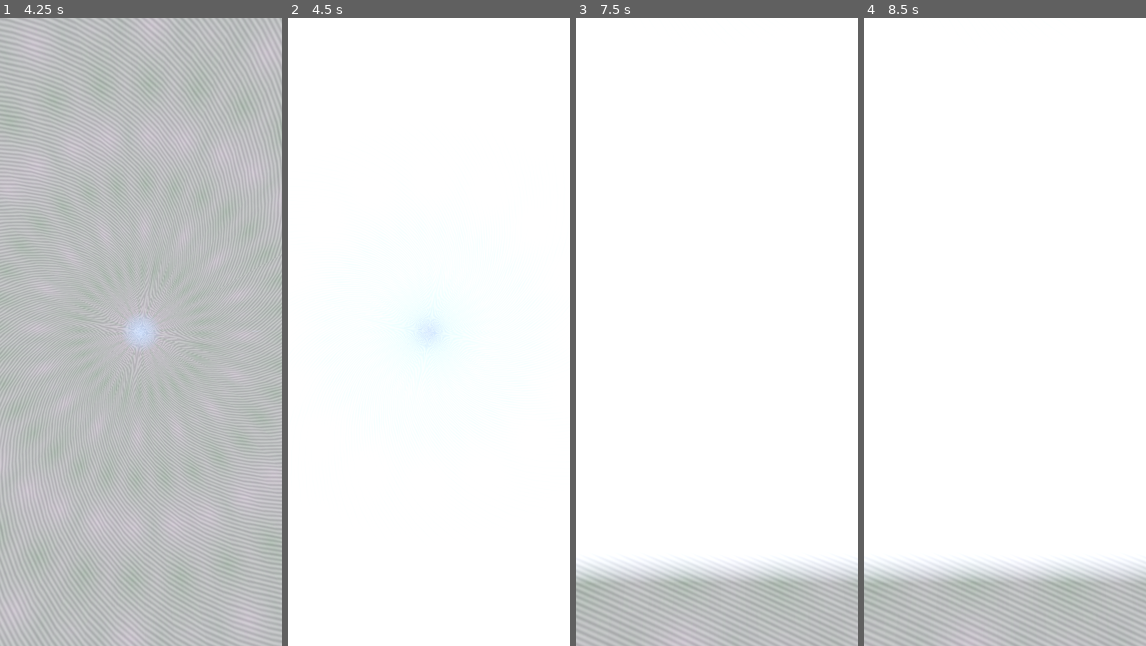
Above: before the commit, frames 1-4 (left to right).
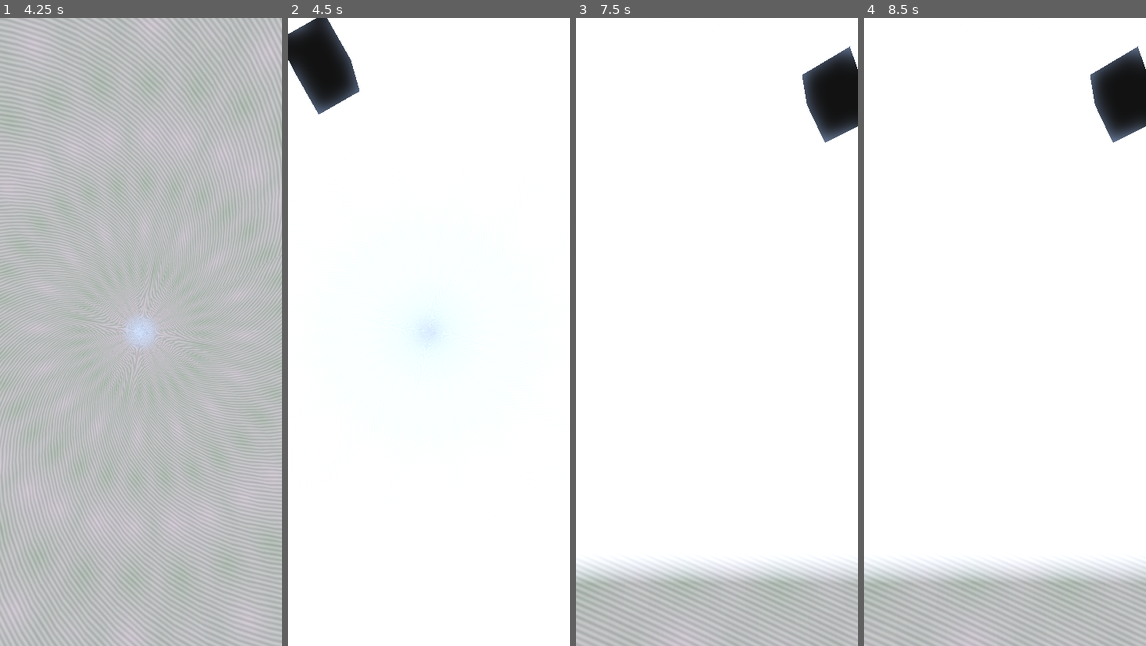
Above: after the commit, the same moments.

Repository: Capstone-Mystery-Machine/spotnik
Game: Godot game, scene res://scenes/worldspawn.tscn
The game is run twice, just before and just after one commit, with the same random seed, the same clock (stepped at 60 frames per second) and the same inputs. A sky picture missing from this copy of the repository is replaced by a grey-blue gradient.
Inputs (mouse positions are in pixels of both pictures, inside the frame that each line leads up to):
- Up to frame 1 (4.25 s): tap Enter at 0.5, 2, 3.5 s; move the mouse to (203, 300) at 0.52 s; press the mouse at (203, 300) at 0.53 s; tap Space at 1.25, 2.75 s; move the mouse to (126, 332) at 1.27 s; release the mouse at (126, 332) at 1.28 s; tap I at 1.35, 2.85 s; move the mouse to (169, 193) at 2.02 s; press the mouse at (169, 193) at 2.03 s; move the mouse to (138, 344) at 2.77 s; release the mouse at (138, 344) at 2.78 s; move the mouse to (225, 426) at 3.52 s; press the mouse at (225, 426) at 3.53 s
- Up to frame 2 (4.5 s): tap Space at 4.25 s; move the mouse to (406, 325) at 4.27 s; release the mouse at (406, 325) at 4.28 s; tap I at 4.35 s
- Up to frame 3 (7.5 s): move the mouse to (731, 332) at 5.02 s; press the mouse at (731, 332) at 5.03 s; move the mouse to (705, 319) at 5.77 s; release the mouse at (705, 319) at 5.78 s; tap I at 5.85, 7.35 s; move the mouse to (779, 300) at 6.52 s; press the mouse at (779, 300) at 6.53 s; move the mouse to (702, 332) at 7.27 s; release the mouse at (702, 332) at 7.28 s
- Up to frame 4 (8.5 s): move the mouse to (1033, 193) at 8.02 s; press the mouse at (1033, 193) at 8.03 s

Frame 1 is identical in both runs. In frame 2, 2.5% of the frame differs, in the area x 0-26%, y 0-16%; in frame 3, 2.1%; in frame 4, 2.1%.

Commit message:
satellite pathway changes and satellite file

Diff:
--- /dev/null
+++ b/satellites/satellites.json
@@ -0,0 +1,29 @@
+[
+  {
+    "int_designator": "2020-001A",
+    "norad_id": "12345",
+    "name": "SatOne",
+    "country": "USA",
+    "launch": 20200115,
+    "latitude": 45.1234,
+    "longitude": -120.5432
+  },
+  {
+    "int_designator": "2021-045B",
+    "norad_id": "23456",
+    "name": "SatTwo",
+    "country": "Japan",
+    "launch": 20210322,
+    "latitude": 55.34,
+    "longitude": 82.54
+  },
+  {
+    "int_designator": "2019-010C",
+    "norad_id": "34567",
+    "name": "SatThree",
+    "country": "France",
+    "launch": 20190418,
+    "latitude": 0.1234,
+    "longitude": 12.79
+  }
+]
--- a/scenes/satellite_manager.gd
+++ b/scenes/satellite_manager.gd
@@ -1,7 +1,7 @@
 extends Node3D
 
 @export var landmark_scene: PackedScene
-@export var json_path: String = "/Users/dannyjohnston/Downloads/satellites.json"
+@export var json_path: String = "res://satellites/satellites.json"
 
 var satellite_data: Array = []
 
Not shown, added: .DS_Store
